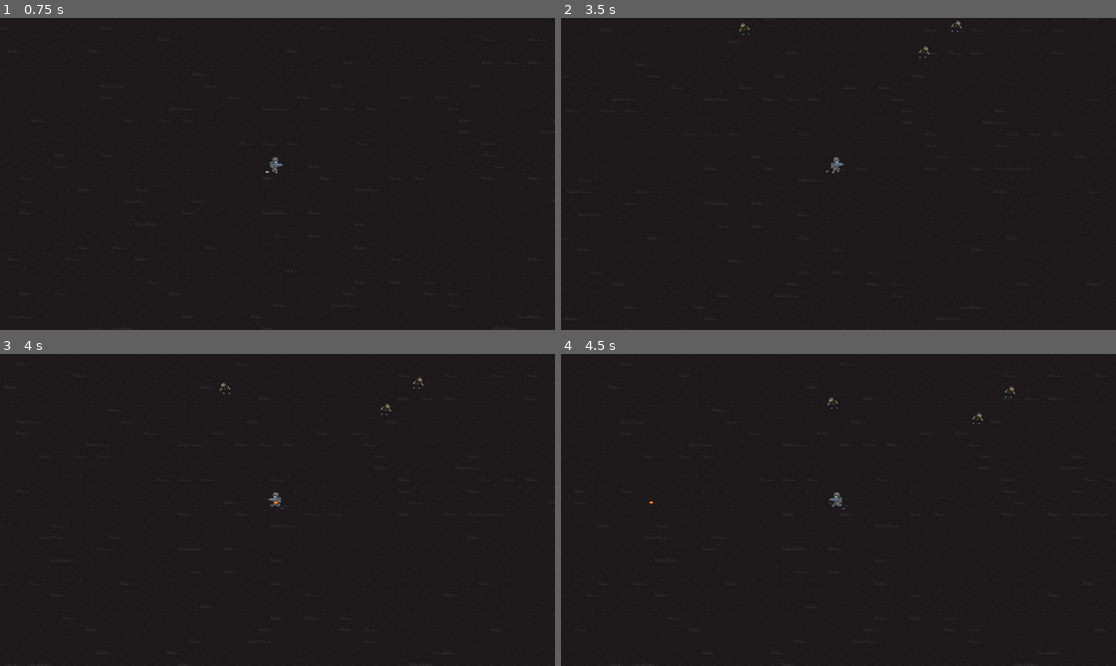
Above: before the commit, frames 1-4 (two rows, left to right).
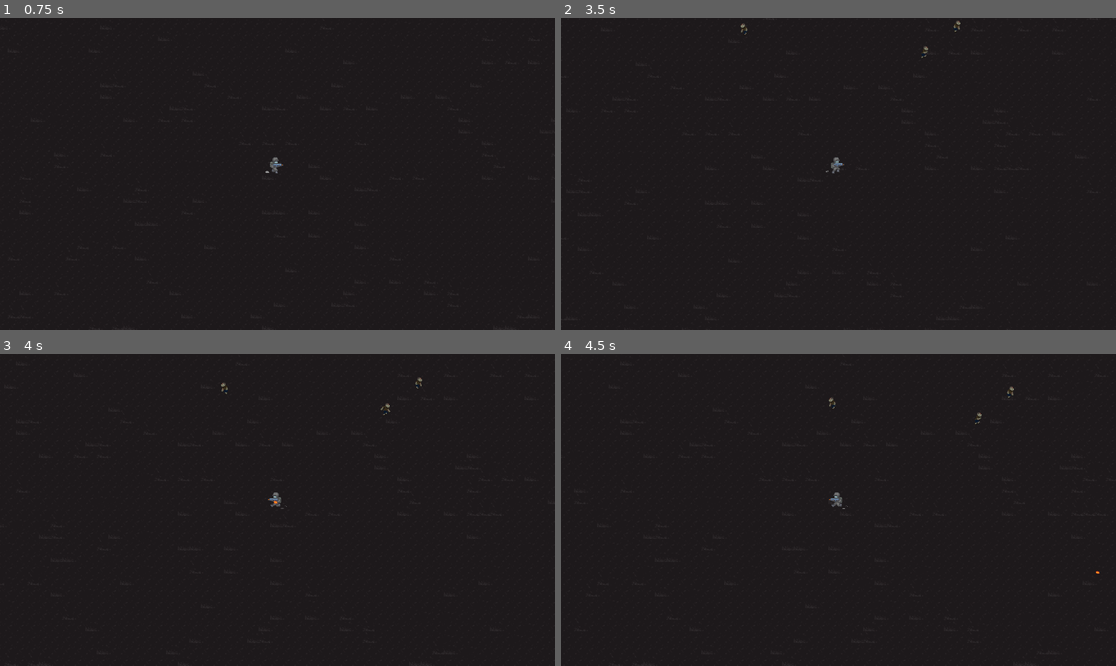
Above: after the commit, the same moments.

Repository: mrwafflessss/Synced
Game: Godot game, scene res://Scenes/world.tscn
The game is run twice, just before and just after one commit, with the same random seed, the same clock (stepped at 60 frames per second) and the same inputs. After the commit the project has no main scene; this scene is started directly in both runs.
Inputs (mouse positions are in pixels of both pictures, inside the frame that each line leads up to):
- Up to frame 1 (0.75 s): tap Enter at 0.5 s; move the mouse to (399, 158) at 0.52 s; hold D (right) from 0.53 s (still down)
- Up to frame 2 (3.5 s): move the mouse to (727, 189) at 1.27 s; release D (right) at 1.28 s; hold S (down) 1.28-2.03 s; move the mouse to (894, 105) at 2.02 s; hold D (right) 2.03-2.78 s; move the mouse to (810, 236) at 2.77 s; hold W (up) from 2.78 s (still down)
- Up to frame 3 (4 s): move the mouse to (444, 556) at 3.52 s; release W (up) at 3.53 s; hold A (left) from 3.53 s (still down)
- Up to frame 4 (4.5 s): keep holding A (left); move the mouse to (672, 463) at 4.27 s

Frame 1 is identical in both runs. In frame 2, less than 0.1% of the frame differs, in the area x 32-73%, y 1-13%; in frame 3, less than 0.1%; in frame 4, less than 0.1%, in the area x 15-98%, y 11-71%.

Commit message:
Tile screen with start button stable

Diff:
--- /dev/null
+++ b/Intro.gd
@@ -0,0 +1,9 @@
+extends Node2D
+
+func _ready():
+
+	$AnimationPlayer.play("Fade in")
+	await(get_tree().create_timer(6), "timeout")
+	$AnimationPlayer.play("Fade out")
+	await(get_tree().create_timer(3), "timeout")
+	get_tree().change_scene("res//MainMenu.tscn")
--- a/Scenes/enemy_mushroom.tscn
+++ b/Scenes/enemy_mushroom.tscn
@@ -182,7 +182,7 @@
 }],
 "loop": true,
 "name": &"Enemy_zombie",
-"speed": 10.0
+"speed": 8.0
 }]
 
 [sub_resource type="CircleShape2D" id="CircleShape2D_dxp7u"]
@@ -198,8 +198,10 @@
 
 [node name="sprite" type="AnimatedSprite2D" parent="."]
 sprite_frames = SubResource("SpriteFrames_ydiui")
-animation = &"Enemy_idle"
-autoplay = "Enemy_idle"
+animation = &"Enemy_zombie"
+autoplay = "Enemy_zombie"
+frame = 1
+frame_progress = 0.0665889
 
 [node name="hurtbox" type="Area2D" parent="."]
 collision_layer = 0
--- a/Scenes/player/player.gd
+++ b/Scenes/player/player.gd
@@ -31,6 +31,7 @@
 	bullet.global_position = global_position
 	bullet.rotate(direction.angle())
 	world.add_child(bullet)
+	bullet.look_at(get_global_mouse_position())
 
 
 func _on_pickup_zone_area_entered(area):
--- a/Titlescreen.gd
+++ /dev/null
@@ -1,6 +0,0 @@
-extends Control
-
-
-func _on_startbutton_pressed():
-	get_tree().change_scene_to_file("res://Scenes/world.tscn")
-	pass # Replace with function body.
--- /dev/null
+++ b/menu.gd
@@ -0,0 +1,15 @@
+extends Control
+
+func _on_start_pressed() -> void:
+	pass # Replace with function body.
+	get_tree().change_scene_to_file("res://Scenes/world.tscn")
+
+
+
+func _on_options_pressed() -> void:
+	pass # Replace with function body.
+
+
+
+func _on_exit_pressed() -> void:
+	get_tree().exit()
--- /dev/null
+++ b/menu.tscn
@@ -0,0 +1,36 @@
+[gd_scene load_steps=2 format=3 uid="uid://bco2q1uid8du0"]
+
+[ext_resource type="Script" path="res://menu.gd" id="1_dac3w"]
+
+[node name="Menu" type="Control"]
+layout_mode = 3
+anchors_preset = 15
+anchor_right = 1.0
+anchor_bottom = 1.0
+grow_horizontal = 2
+grow_vertical = 2
+script = ExtResource("1_dac3w")
+
+[node name="MarginContainer" type="MarginContainer" parent="."]
+layout_mode = 0
+offset_right = 40.0
+offset_bottom = 40.0
+
+[node name="VBoxContainer" type="VBoxContainer" parent="MarginContainer"]
+layout_mode = 2
+
+[node name="Start" type="Button" parent="MarginContainer/VBoxContainer"]
+layout_mode = 2
+text = "Start"
+
+[node name="Options" type="Button" parent="MarginContainer/VBoxContainer"]
+layout_mode = 2
+text = "options"
+
+[node name="Exit" type="Button" parent="MarginContainer/VBoxContainer"]
+layout_mode = 2
+text = "Exit"
+
+[connection signal="pressed" from="MarginContainer/VBoxContainer/Start" to="." method="_on_start_pressed"]
+[connection signal="pressed" from="MarginContainer/VBoxContainer/Options" to="." method="_on_options_pressed"]
+[connection signal="pressed" from="MarginContainer/VBoxContainer/Exit" to="." method="_on_exit_pressed"]
--- /dev/null
+++ b/node_2d.tscn
@@ -0,0 +1,77 @@
+[gd_scene load_steps=7 format=3 uid="uid://cumf3vcwwep4w"]
+
+[ext_resource type="Script" path="res://Intro.gd" id="1_dajdt"]
+[ext_resource type="Texture2D" uid="uid://ck6thrc8ut8ob" path="res://Scenes/balck ops 3 screen.jpg" id="2_r4tcx"]
+
+[sub_resource type="Animation" id="Animation_f3oto"]
+resource_name = "Fade in"
+length = 3.0
+tracks/0/type = "value"
+tracks/0/imported = false
+tracks/0/enabled = true
+tracks/0/path = NodePath("ColorRect:color")
+tracks/0/interp = 1
+tracks/0/loop_wrap = true
+tracks/0/keys = {
+"times": PackedFloat32Array(1, 3),
+"transitions": PackedFloat32Array(1, 1),
+"update": 0,
+"values": [Color(0, 0, 0, 1), Color(0, 0, 0, 0)]
+}
+
+[sub_resource type="Animation" id="Animation_fqts8"]
+length = 0.001
+tracks/0/type = "value"
+tracks/0/imported = false
+tracks/0/enabled = true
+tracks/0/path = NodePath("ColorRect:color")
+tracks/0/interp = 1
+tracks/0/loop_wrap = true
+tracks/0/keys = {
+"times": PackedFloat32Array(0),
+"transitions": PackedFloat32Array(1),
+"update": 0,
+"values": [Color(0, 0, 0, 1)]
+}
+
+[sub_resource type="Animation" id="Animation_mwn7w"]
+resource_name = "Fade out"
+length = 3.0
+tracks/0/type = "value"
+tracks/0/imported = false
+tracks/0/enabled = true
+tracks/0/path = NodePath("ColorRect:color")
+tracks/0/interp = 1
+tracks/0/loop_wrap = true
+tracks/0/keys = {
+"times": PackedFloat32Array(0, 2),
+"transitions": PackedFloat32Array(1, 1),
+"update": 0,
+"values": [Color(0, 0, 0, 0), Color(0, 0, 0, 0.972549)]
+}
+
+[sub_resource type="AnimationLibrary" id="AnimationLibrary_gvkob"]
+_data = {
+"Fade in": SubResource("Animation_f3oto"),
+"Fade out": SubResource("Animation_mwn7w"),
+"RESET": SubResource("Animation_fqts8")
+}
+
+[node name="Node2D" type="Node2D"]
+script = ExtResource("1_dajdt")
+
+[node name="Sprite2D" type="Sprite2D" parent="."]
+position = Vector2(959, 542)
+texture = ExtResource("2_r4tcx")
+
+[node name="ColorRect" type="ColorRect" parent="."]
+offset_left = -107.0
+offset_top = -39.0
+offset_right = 1990.0
+offset_bottom = 1155.0
+color = Color(0, 0, 0, 1)
+
+[node name="AnimationPlayer" type="AnimationPlayer" parent="."]
+libraries = {
+"": SubResource("AnimationLibrary_gvkob")
+}
--- /dev/null
+++ b/title_screen.gd
@@ -0,0 +1,6 @@
+extends Control
+
+
+func _on_start_button_pressed() -> void:
+	get_tree().scene("res://Scenes/MainScene.tscn")
+	pass # Replace with function body.
--- a/titlescreen.tscn
+++ /dev/null
@@ -1,22 +0,0 @@
-[gd_scene load_steps=2 format=3 uid="uid://cvxlacy4u7lmr"]
-
-[ext_resource type="Script" path="res://Titlescreen.gd" id="1_eb3tb"]
-
-[node name="Titlescreen" type="Control"]
-layout_mode = 3
-anchors_preset = 15
-anchor_right = 1.0
-anchor_bottom = 1.0
-grow_horizontal = 2
-grow_vertical = 2
-script = ExtResource("1_eb3tb")
-
-[node name="Startbutton" type="Button" parent="."]
-layout_mode = 0
-offset_left = 468.0
-offset_top = 226.0
-offset_right = 714.0
-offset_bottom = 294.0
-text = "START"
-
-[connection signal="pressed" from="Startbutton" to="." method="_on_startbutton_pressed"]
Binary file added: Scenes/balck ops 3 screen.jpg
Not shown, added: Scenes/balck ops 3 screen.jpg.import
Binary file added: Zombie Apocalypse Tileset/Zombie Apocalypse Tileset/Zombie Apocalypse Tileset Reference.png
Not shown, added: Zombie Apocalypse Tileset/Zombie Apocalypse Tileset/Zombie Apocalypse Tileset Reference.png.import
Not shown, added: Zombie Apocalypse Tileset/Zombie Apocalypse Tileset/.DS_Store
Not shown, added: Zombie Apocalypse Tileset/Zombie Apocalypse Tileset/Zombie Apocalypse Tileset.psd
